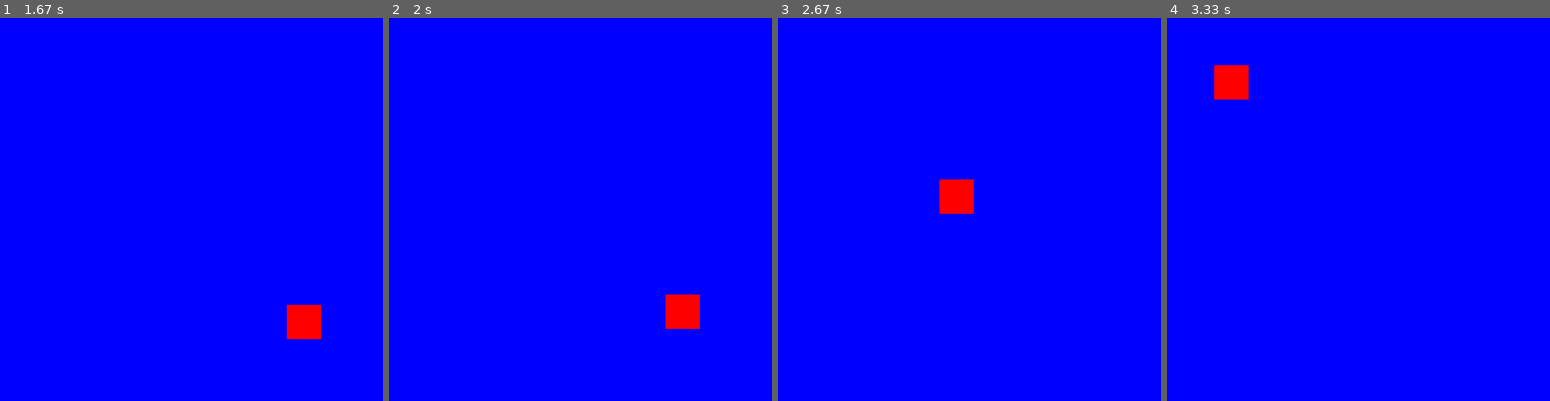
Above: before the commit, frames 1-4 (left to right).
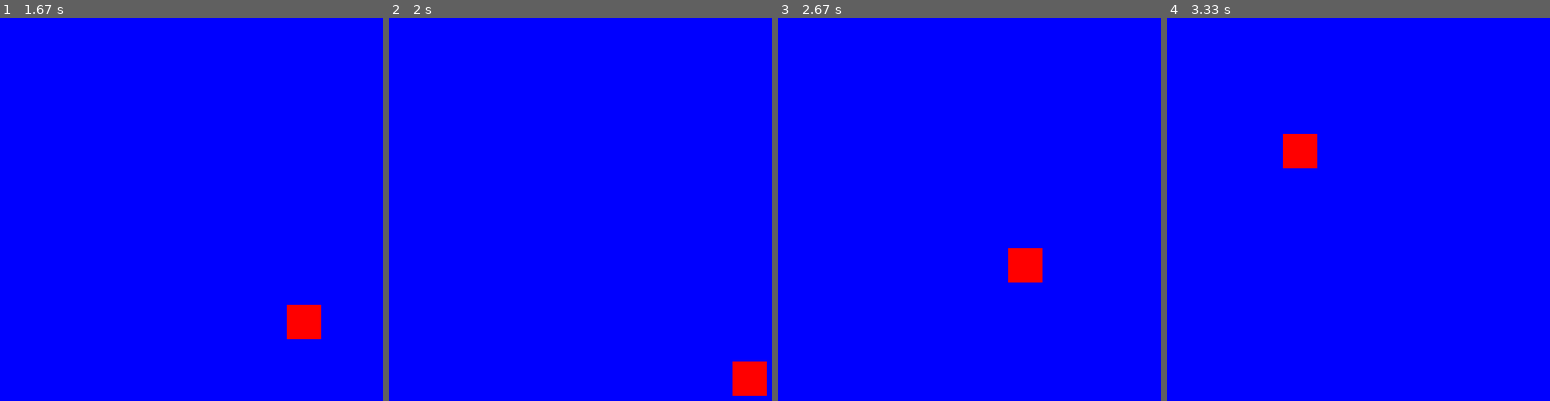
Above: after the commit, the same moments.

Repository: Guruhamaro/programs
Game: pygame game, started from pygame/clearGame.py
Two runs of this game, one before a commit and one after it. Both use one fixed random seed, a clock stepped at 60 frames per second and the inputs below.
Inputs:
- Up to frame 1 (1.67 s): no input
- Up to frame 2 (2 s): no input
- Up to frame 3 (2.67 s): no input
- Up to frame 4 (3.33 s): no input

Frame 1 is identical in both runs. In frame 2, 1.6% of the frame differs, in the area x 72-99%, y 72-99%; in frame 3, 1.6%; in frame 4, 1.6%.

Commit message:
comments

Diff:
--- a/pygame/clearGame.py
+++ b/pygame/clearGame.py
@@ -1,57 +1,58 @@
 import pygame
-
 SIZE = [800,600]
 GAMENAME = "First game"
 
-BLACK	= (0  ,0  ,0  )
+
+BLACK	= (0,0,0)
 WHITE	= (255,255,255)
-RED		= (255,0  ,0  )
-GREEN	= (0  ,255,0  )
-BLUE	= (0  ,0  ,255)
-GRAY	= (100,100,100)
-LGRAY	= (150,150,150)
-CLEAR	= (0  ,0  ,0  ,0)
-
+RED		= (255,0,0)
+GREEN	= (0,255,0)
+BLUE	= (0,0,255)
+GREY	= (100,100,100)
+LGREY	= (150,150,150)
+CLEAR	= (0, 0, 0, 0)
 
 pygame.init()
-
-window = pygame.display.set_mode(SIZE)
+window = pygame.display.set_mode(SIZE) #setmode указать режим дисплея, отображаемоей области
 pygame.display.set_caption(GAMENAME)
 
-backLay = pygame.Surface(SIZE)
-foreLay = pygame.Surface(SIZE,pygame.SRCALPHA)
+backLay = pygame.Surface(SIZE) #площадь-поверхность-плоскость
+foreLay = pygame.Surface(SIZE, pygame.SRCALPHA)
 
 backLay.fill(BLUE)
 foreLay.fill(CLEAR)
 
+#обьект, но тоже поверхность
 square = pygame.Surface([40,40])
 square.fill(RED)
-
 x = 0
+y = 0
 
 moveRight = True
 
 while True:
-	backLay.fill(BLUE)
+	backLay.fill(BLUE) #очистка экрана
 	foreLay.fill(CLEAR)
 
-	for e in pygame.event.get():
+	for e in pygame.event.get(): #get функция возващает события произошедшие за предыдущий кадр
 		if e.type == pygame.QUIT:
 			pygame.quit()
 
 
-	if x>360:
-		moveRight=False
+	if x>400:
+		moveRight = False
 	elif x<0:
-		moveRight=True
+		moveRight = True
 
 	if moveRight:
 		x+=1
 	else:
 		x-=1
 
+	foreLay.blit(square,[x,x])
 
-	foreLay.blit(square,[x,x])
+
+
 
 	window.blit(backLay,[0,0])
 	window.blit(foreLay,[0,0])
